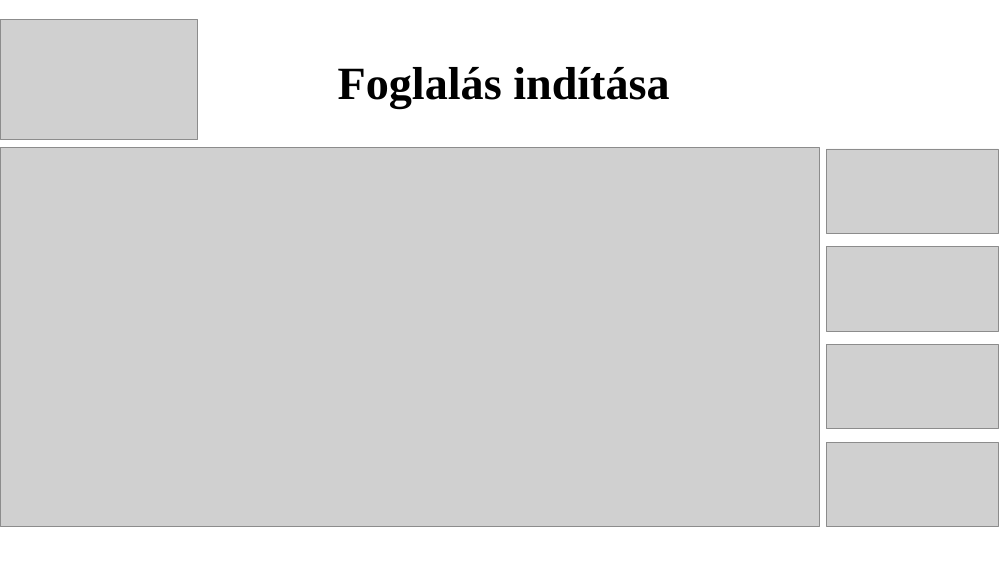
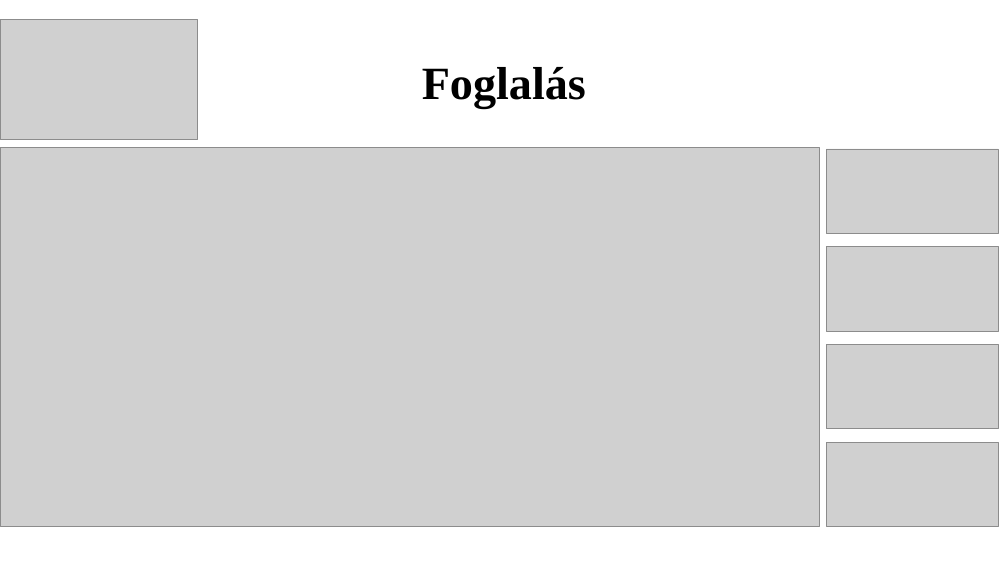
Before and after one commit to K0RN3L07/ParKing, a slide deck: slide 16 of Dokumentumok/ParKing-prezentacio.pptx. Drawn at 1008x567 pixels with LibreOffice and Linux fonts; fonts in the diff are those of the drawing; grey boxes stand for pictures. Boxes give left, top, right and bottom in pixels: in the first picture for what was removed or moved away, otherwise in the second. Text is boxed around its words. In the diff, an @@ line names an element or a change of style, - is before the commit and + after.

Commit message:
edited ppt

```diff
--- a/Dokumentumok/ParKing-prezentacio.pptx
+++ b/Dokumentumok/ParKing-prezentacio.pptx
@@ title at (422,67,586,109): text changed @@
-Foglalás indítása
+Foglalás
```
Also in this commit, not shown: 1 other slide changed, 7 slides added, 1 slide removed, 5 other files.
